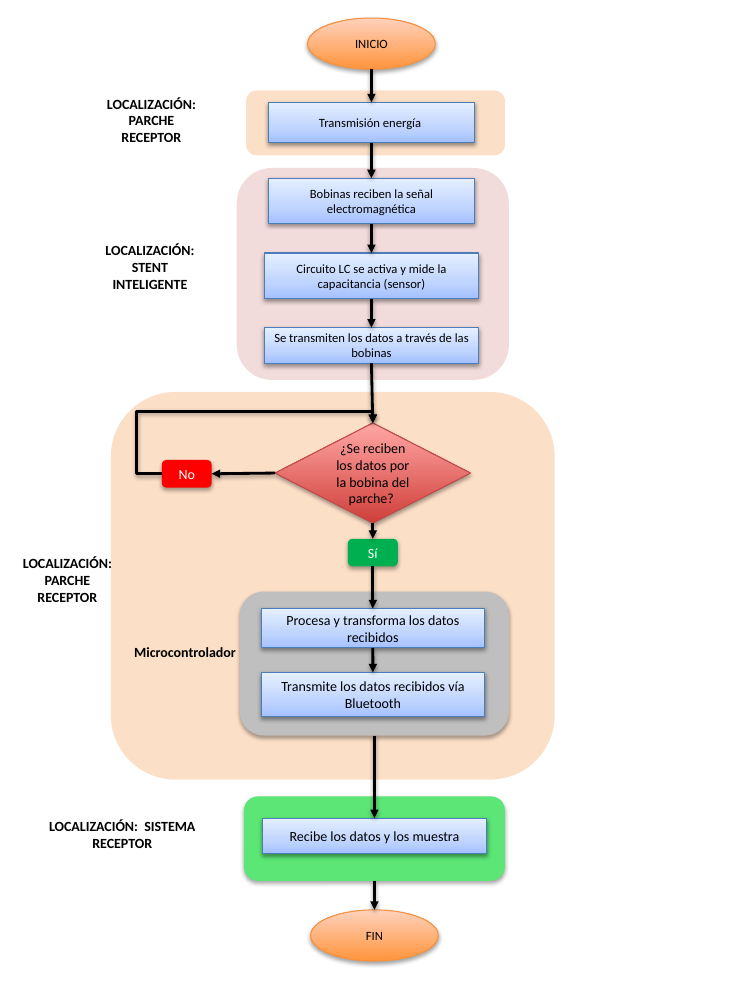
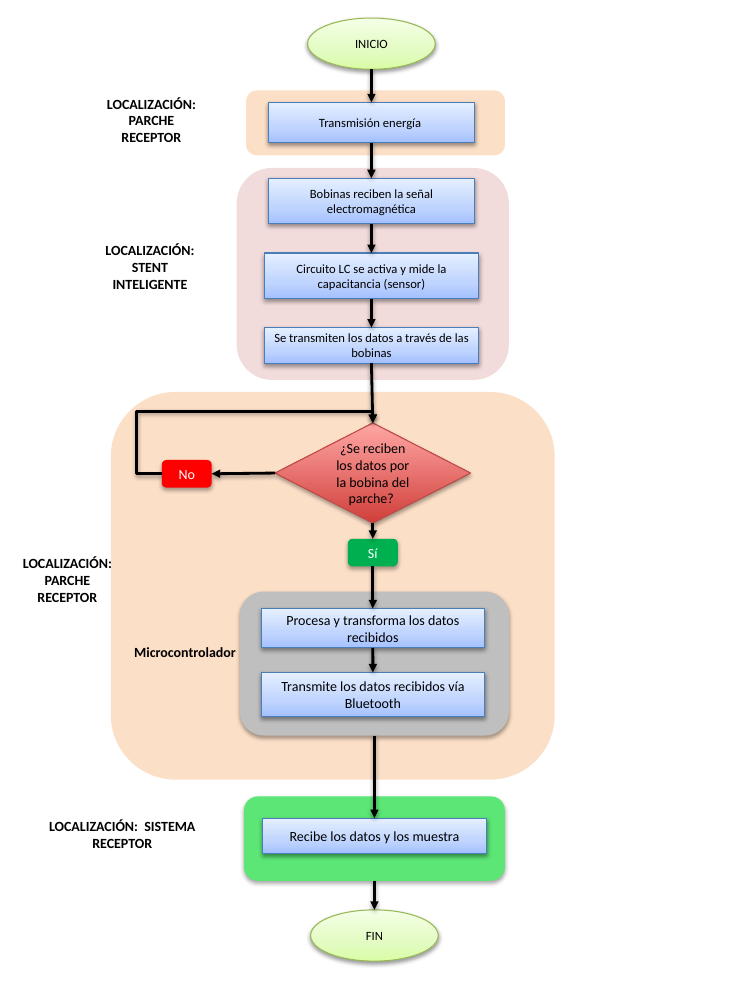
Before and after one commit to JuliaArellano/Trabajo_Fin_Grado_GIS, a slide deck: slide 1 of Referencias/diagramas/diagrama_flujo_stent_inteligente.pptx. Drawn at 756x1008 pixels with LibreOffice and Linux fonts; fonts in the diff are those of the drawing. Boxes give left, top, right and bottom in pixels: in the first picture for what was removed or moved away, otherwise in the second. Text is boxed around its words. In the diff, an @@ line names an element or a change of style, - is before the commit and + after.

```diff
--- a/Referencias/diagramas/diagrama_flujo_stent_inteligente.pptx
+++ b/Referencias/diagramas/diagrama_flujo_stent_inteligente.pptx
@@ ellipse "INICIO" at box(307, 18, 435, 70): fill gradient #FF953E to #FFD2BD to gradient #DAFDA7 to #E4FCC2 to #F5FFE7; outline #F69240 0.75 pt to #98B955 0.75 pt; shadow changed @@
@@ ellipse "FIN" at box(310, 910, 438, 962): fill gradient #FF953E to #FFD2BD to gradient #DAFDA7 to #E4FCC2 to #F5FFE7; outline #F69240 0.75 pt to #98B955 0.75 pt; shadow changed @@
```
Also in this commit, not shown: 2 other files.
